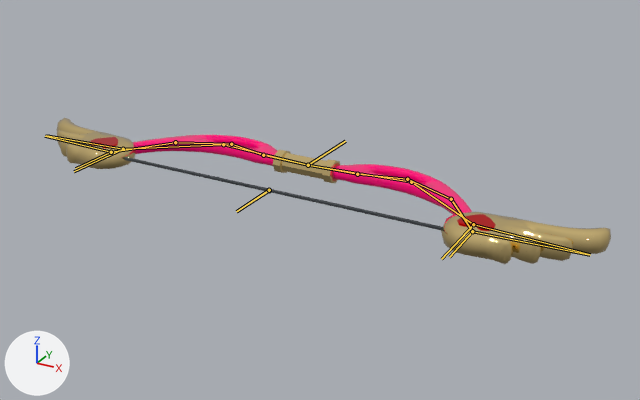
What one commit did to the Blender file webar/assets/bow_anim05.blend.
Rendered twice from a camera (50 mm lens) standing at (11.56, -20.32, 9.17) and looking at (1.41, -1.86, -0.06). The lights are fixed; the arrows at lower left show +X, +Y and +Z. The bones that bend it are drawn over the model as lines.

The first picture shows 'Bow'.
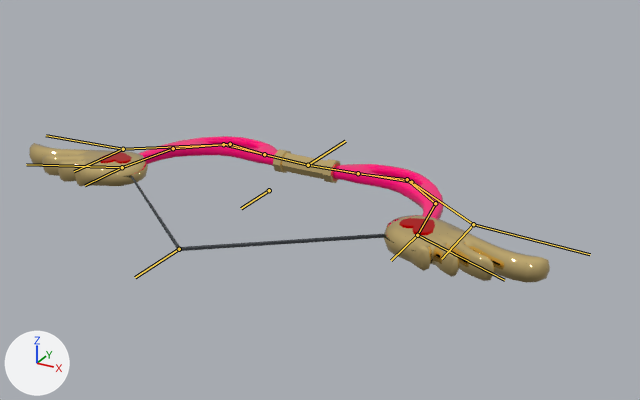
The newer file adds an action. The first version stands in its rest pose; the second is drawn at frame 10 of the action 'fullshot.002'.

Boxes (x1, y1, x2, y2) around the edits, measured in the pictures (640 x 400 px):
'Bow', posed (6% narrower): before (56, 118, 611, 264); after (29, 136, 550, 282)
bone 'String', root to tip: before (269, 190) to (236, 211); after (179, 249) to (135, 277)

The change, as a list of edits to the scene's bpy script:
```text
Change bone_string:
    where bone_string = bpy.data.objects['Armature.001'].pose.bones['String']  # child of 'Main Bone'
    bone_string.location: (0.0, 0.0, 0.0) -> (0.0, 3.9, 0.0)
```
